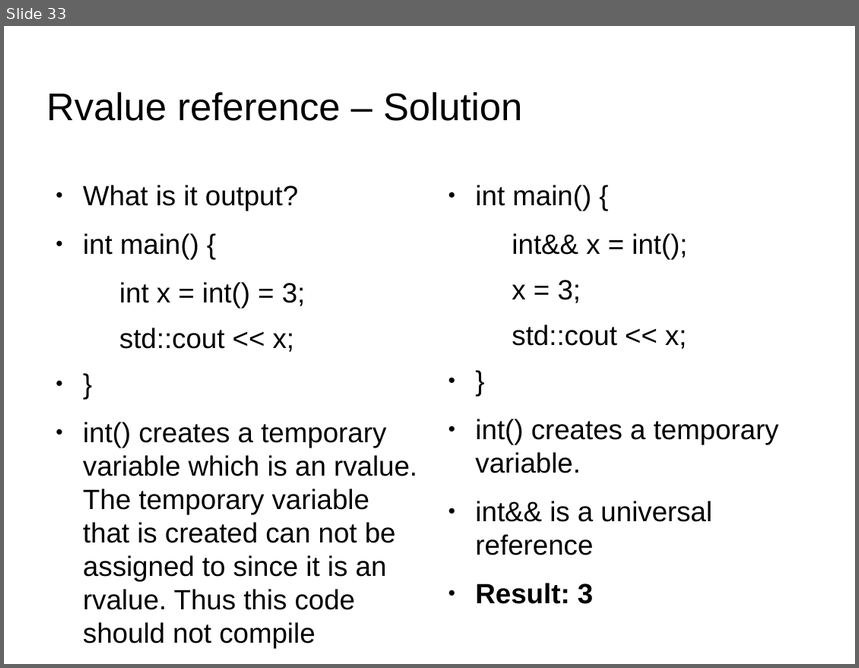
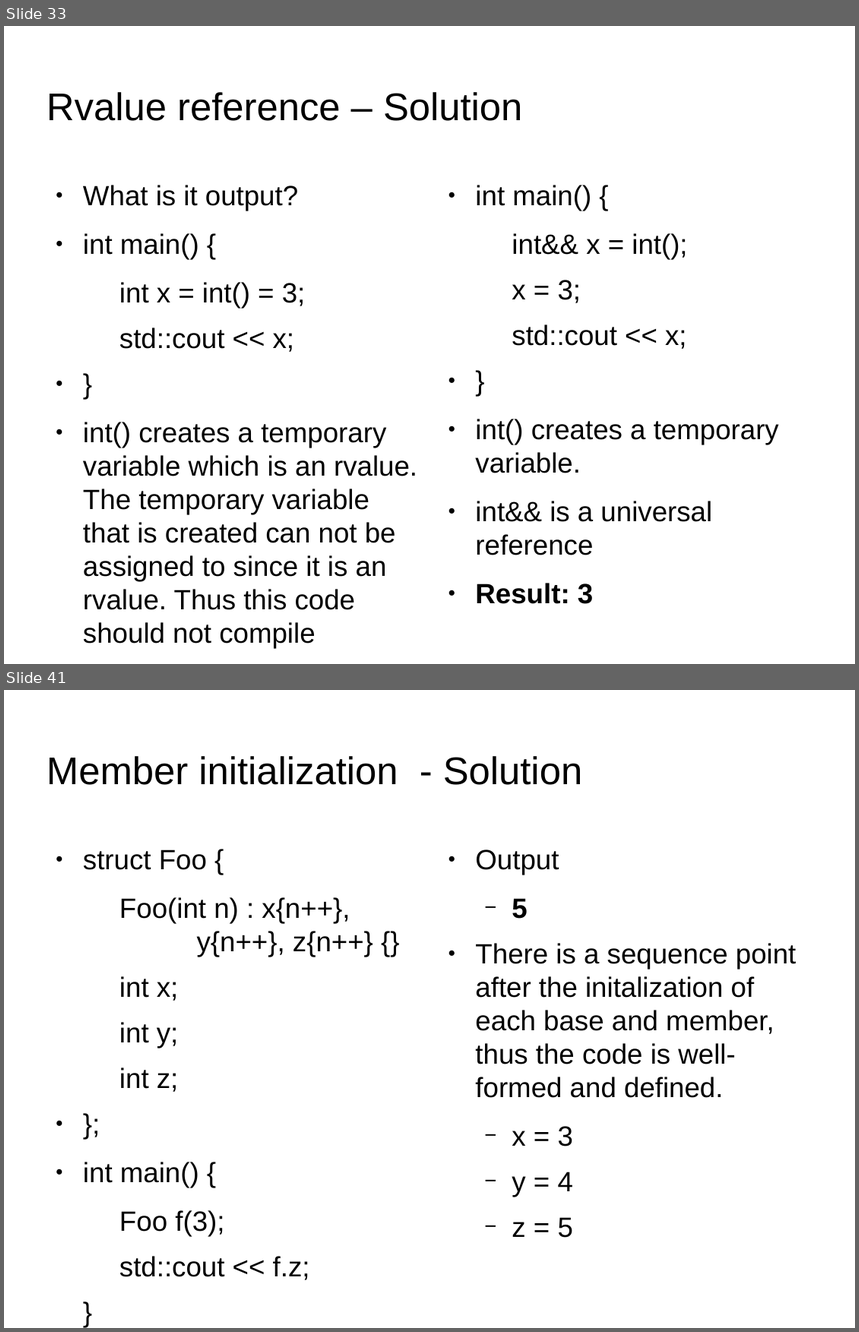
Before and after one commit to kks32/cpp-software-development, a slide deck: Ex22_C++_Quiz/Ex22_C++_Quiz.odp. Shown one above the other, each under a label of ours: slide 33 before the commit, slides 33 and 41 after it; the slides between them are not shown. The pictures are 859x668 and 859x1332 pixels, drawn with LibreOffice and Linux fonts; fonts in the diff are those of the drawing; background and template pictures are left out. Boxes give left, top, right and bottom in pixels: in the first picture for what was removed or moved away, otherwise in the second. Text is boxed around its words. In the diff, an @@ line names an element or a change of style, - is before the commit and + after.

```diff
--- a/Ex22_C++_Quiz/Ex22_C++_Quiz.odp
+++ b/Ex22_C++_Quiz/Ex22_C++_Quiz.odp
@@ slide 41 added at [4,690,855,1328], background picture (left out) @@
@@ title added at [47,756,582,785], 36 pt, text #000000 @@
+Member initialization - Solution
@@ text added at [83,850,373,1281], 26 pt, text #000000 @@
+● struct Foo {
+  Foo(int n) : x{n++},
+  y{n++}, z{n++} {}
+  int x;
+  int y;
+  int z;
+● };
+● int main() {
+  Foo f(3);
+  std::cout << f.z;
+}
@@ text added at [475,850,796,1238], 26 pt, text #000000 @@
+● Output
+  − 5
+● There is a sequence point after the initalization of each base and member, thus the code is well-formed and defined.
+  − x = 3
+  − y = 4
+  − z = 5
```
Also in this commit, not shown: 1 slide changed, 14 other slides added, 2 other files.
